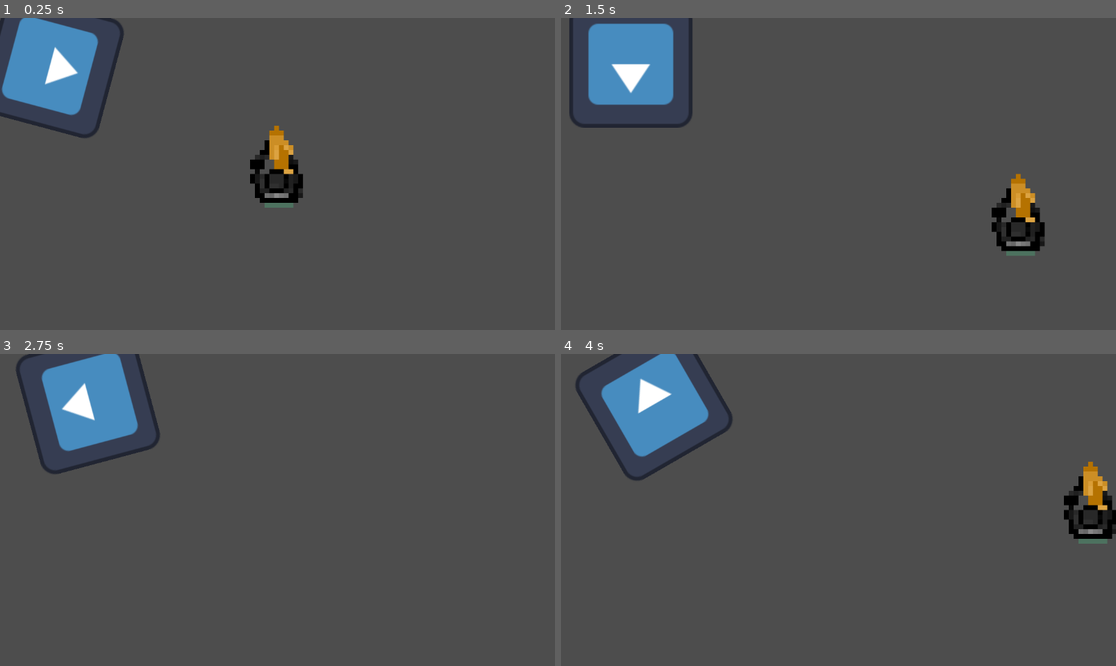
Above: before the commit, frames 1-4 (two rows, left to right).
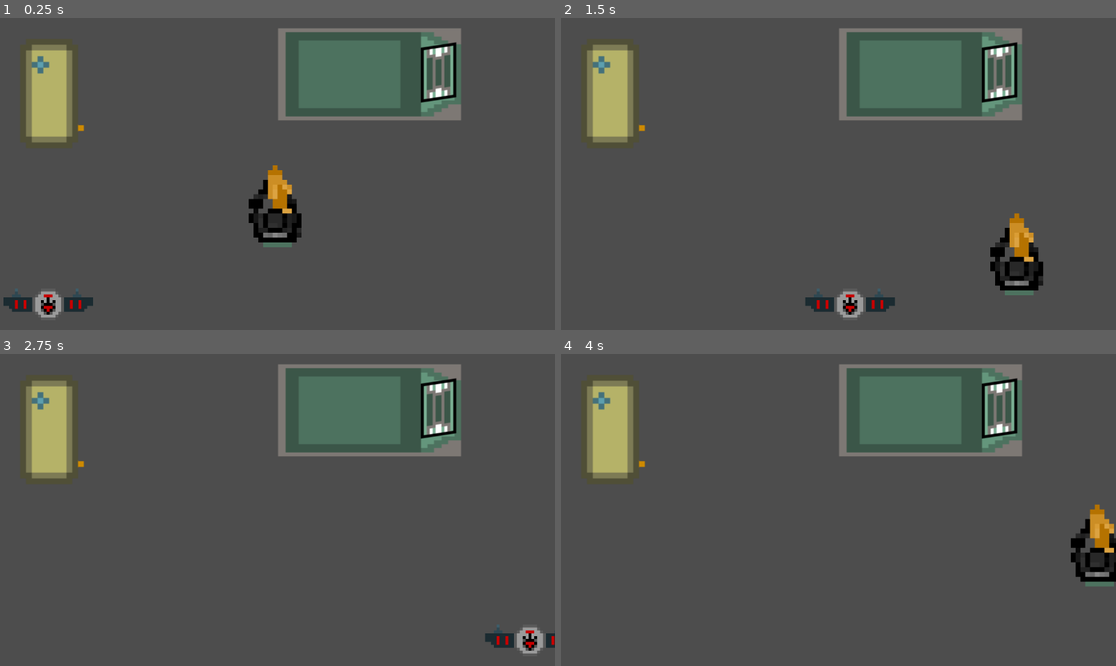
Above: after the commit, the same moments.

Repository: shafayatb/Godot-Basics-Shooter
Game: Godot game, scene res://scenes/levels/level.tscn
The game is run twice, just before and just after one commit, with the same random seed, the same clock (stepped at 60 frames per second) and the same inputs. The engine's default icon, where the game draws it, is replaced by a stand-in: a white triangle on a blue panel in a dark square.
Inputs:
- Up to frame 1 (0.25 s): no input
- Up to frame 2 (1.5 s): hold Right (right) 0.53-1.28 s; hold Space (primary action) 0.53-1.28 s; hold S (down) from 1.28 s (still down); tap Ctrl (secondary action) at 1.35 s
- Up to frame 3 (2.75 s): release S (down) at 2.03 s; hold Right (right) from 2.03 s (still down); hold Space (primary action) from 2.03 s (still down)
- Up to frame 4 (4 s): release Right (right) at 2.78 s; release Space (primary action) at 2.78 s; hold W (up) 2.78-3.53 s; tap Ctrl (secondary action) at 2.85 s; hold A (left) from 3.53 s (still down); hold Space (primary action) from 3.53 s (still down)

The runs differ from the first frame. In frame 1, 16% of the frame differs, in the area x 0-84%, y 0-96%; in frame 2, 16%, in the area x 1-88%, y 0-96%; in frame 3, 14%; in frame 4, 16%.

Commit message:
Physics basics

Diff:
--- /dev/null
+++ b/scenes/enemies/drone.gd
@@ -0,0 +1,10 @@
+extends CharacterBody2D
+
+var drone_speed: int = 400
+
+func _process(delta):
+	var direction = Vector2.RIGHT
+
+	velocity = direction * drone_speed
+
+	move_and_slide()
--- /dev/null
+++ b/scenes/enemies/drone.tscn
@@ -0,0 +1,17 @@
+[gd_scene load_steps=4 format=3 uid="uid://1ivndxw21paf"]
+
+[ext_resource type="Script" path="res://scenes/enemies/drone.gd" id="1_f7u7s"]
+[ext_resource type="Texture2D" uid="uid://cf81vahvpk8jd" path="res://graphics/enemies/drone.png" id="1_o7bwo"]
+
+[sub_resource type="CircleShape2D" id="CircleShape2D_wqqxa"]
+radius = 34.0588
+
+[node name="Drone" type="CharacterBody2D"]
+script = ExtResource("1_f7u7s")
+
+[node name="Drone" type="Sprite2D" parent="."]
+position = Vector2(-3, 2)
+texture = ExtResource("1_o7bwo")
+
+[node name="CollisionShape2D" type="CollisionShape2D" parent="."]
+shape = SubResource("CircleShape2D_wqqxa")
--- a/scenes/levels/level.gd
+++ b/scenes/levels/level.gd
@@ -1,17 +1 @@
 extends Node2D
-
-var test_array: Array[String] = ["Test", "Hi", "Mother"]
-
-# Called when the node enters the scene tree for the first time.
-func _ready():
-	$Logo.rotation_degrees = 90
-
-
-# Called every frame. 'delta' is the elapsed time since the previous frame.
-func _process(delta):
-	$Logo.rotation_degrees += 60 * delta
-	if $Logo.position.x > 1000:
-		$Logo.pos.x = 0
-
-	if Input.is_action_pressed("left"):
-			$Logo.pos.x -= 60 * delta
--- a/scenes/levels/level.tscn
+++ b/scenes/levels/level.tscn
@@ -1,16 +1,24 @@
-[gd_scene load_steps=5 format=3 uid="uid://crw3rt4f1eu18"]
+[gd_scene load_steps=6 format=3 uid="uid://crw3rt4f1eu18"]
 
-[ext_resource type="Texture2D" uid="uid://dgiyh2lrlvoe3" path="res://icon.svg" id="1_ed6wy"]
+[ext_resource type="PackedScene" uid="uid://cxs2gthe6yrbd" path="res://scenes/objects/bed.tscn" id="1_5tpgy"]
 [ext_resource type="Script" path="res://scenes/levels/level.gd" id="1_j0dw8"]
-[ext_resource type="Script" path="res://scenes/logo.gd" id="2_ngk3t"]
+[ext_resource type="PackedScene" uid="uid://ytc2gv1u01nm" path="res://scenes/objects/box.tscn" id="4_323t6"]
 [ext_resource type="PackedScene" uid="uid://crif8j6vjloyn" path="res://scenes/player/player.tscn" id="4_u7ebt"]
+[ext_resource type="PackedScene" uid="uid://1ivndxw21paf" path="res://scenes/enemies/drone.tscn" id="5_i5mid"]
 
 [node name="Level" type="Node2D"]
 script = ExtResource("1_j0dw8")
 
-[node name="Logo" type="Sprite2D" parent="."]
-texture = ExtResource("1_ed6wy")
-script = ExtResource("2_ngk3t")
+[node name="Bed" parent="." instance=ExtResource("1_5tpgy")]
+position = Vector2(775, 113)
 
 [node name="Player" parent="." instance=ExtResource("4_u7ebt")]
-position = Vector2(579, 324)
+position = Vector2(575, 424)
+
+[node name="Box" parent="." instance=ExtResource("4_323t6")]
+position = Vector2(102, 156)
+rotation = 1.5708
+scale = Vector2(2, 2)
+
+[node name="Drone" parent="." instance=ExtResource("5_i5mid")]
+position = Vector2(0, 596)
--- a/scenes/logo.gd
+++ /dev/null
@@ -1,17 +0,0 @@
-extends Sprite2D
-
-var pos: Vector2 = Vector2.ZERO
-var test_scale: float = 1
-
-# Called when the node enters the scene tree for the first time.
-func _ready():
-	pos = Vector2(100, 100)
-	position = pos
-
-	test_scale = 2
-	scale = Vector2(test_scale, test_scale)
-
-# Called every frame. 'delta' is the elapsed time since the previous frame.
-func _process(delta):
-	pos.x += 30 * delta
-	position = pos
--- a/scenes/objects/bed.tscn
+++ b/scenes/objects/bed.tscn
@@ -1,9 +1,12 @@
-[gd_scene load_steps=3 format=3 uid="uid://cxs2gthe6yrbd"]
+[gd_scene load_steps=4 format=3 uid="uid://cxs2gthe6yrbd"]
 
 [ext_resource type="Texture2D" uid="uid://deod6vopk460p" path="res://graphics/objects/bed.png" id="1_eieo1"]
 [ext_resource type="Texture2D" uid="uid://dmpm1yocap58i" path="res://graphics/objects/pillow.png" id="2_hgohd"]
 
-[node name="Bed" type="Node2D"]
+[sub_resource type="RectangleShape2D" id="RectangleShape2D_btoy1"]
+size = Vector2(380, 189)
+
+[node name="Bed" type="StaticBody2D"]
 
 [node name="Bed" type="Sprite2D" parent="."]
 rotation = 1.5708
@@ -16,3 +19,7 @@
 scale = Vector2(2, 2.064)
 skew = -0.150098
 texture = ExtResource("2_hgohd")
+
+[node name="CollisionShape2D" type="CollisionShape2D" parent="."]
+position = Vector2(-8, 4.5)
+shape = SubResource("RectangleShape2D_btoy1")
--- /dev/null
+++ b/scenes/objects/box.tscn
@@ -0,0 +1,16 @@
+[gd_scene load_steps=3 format=3 uid="uid://ytc2gv1u01nm"]
+
+[ext_resource type="Texture2D" uid="uid://bjxxi5l78ddxf" path="res://graphics/objects/box.png" id="1_in40g"]
+
+[sub_resource type="RectangleShape2D" id="RectangleShape2D_kg0xi"]
+size = Vector2(113, 60)
+
+[node name="box" type="StaticBody2D"]
+
+[node name="Box" type="Sprite2D" parent="."]
+position = Vector2(-8.5, 12)
+scale = Vector2(0.994792, 1)
+texture = ExtResource("1_in40g")
+
+[node name="BoxCollsion" type="CollisionShape2D" parent="."]
+shape = SubResource("RectangleShape2D_kg0xi")
--- a/scenes/player/player.gd
+++ b/scenes/player/player.gd
@@ -1,11 +1,11 @@
-extends Node2D
+extends CharacterBody2D
 
 var speed: int = 500
 
-func _process(delta):
+func _process(_delta):
 	#input
 	var direction = Input.get_vector("left", "right", "up", "down")
-	position += direction * speed * delta
+	velocity = direction * speed
 
 	#laser
 	if Input.is_action_pressed("primary action"):
@@ -13,3 +13,5 @@
 
 	if Input.is_action_pressed("secondary action"):
 		print_rich("grande thrown")
+
+	move_and_slide()
--- a/scenes/player/player.tscn
+++ b/scenes/player/player.tscn
@@ -1,10 +1,17 @@
-[gd_scene load_steps=3 format=3 uid="uid://crif8j6vjloyn"]
+[gd_scene load_steps=4 format=3 uid="uid://crif8j6vjloyn"]
 
 [ext_resource type="Script" path="res://scenes/player/player.gd" id="1_52ser"]
 [ext_resource type="Texture2D" uid="uid://ms20wtri1y7i" path="res://graphics/player/player.png" id="1_1372a"]
 
-[node name="Player" type="Node2D"]
+[sub_resource type="CircleShape2D" id="CircleShape2D_gcc34"]
+radius = 59.0
+
+[node name="Player" type="CharacterBody2D"]
 script = ExtResource("1_52ser")
 
 [node name="PlayerImage" type="Sprite2D" parent="."]
+position = Vector2(1, -18)
 texture = ExtResource("1_1372a")
+
+[node name="CollisionShape2D" type="CollisionShape2D" parent="."]
+shape = SubResource("CircleShape2D_gcc34")
Binary file added: graphics/enemies/drone.png
Not shown, added: graphics/enemies/drone.png.import
Binary file added: graphics/objects/box.png
Not shown, added: graphics/objects/box.png.import
Not shown, changed: .DS_Store
